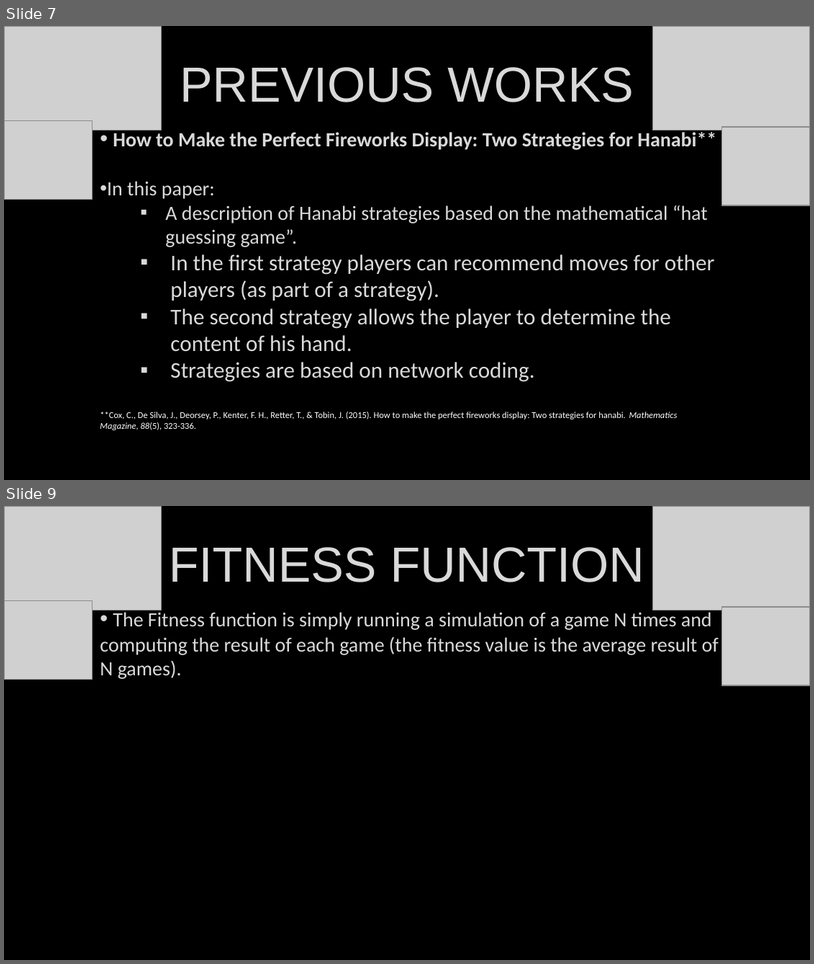
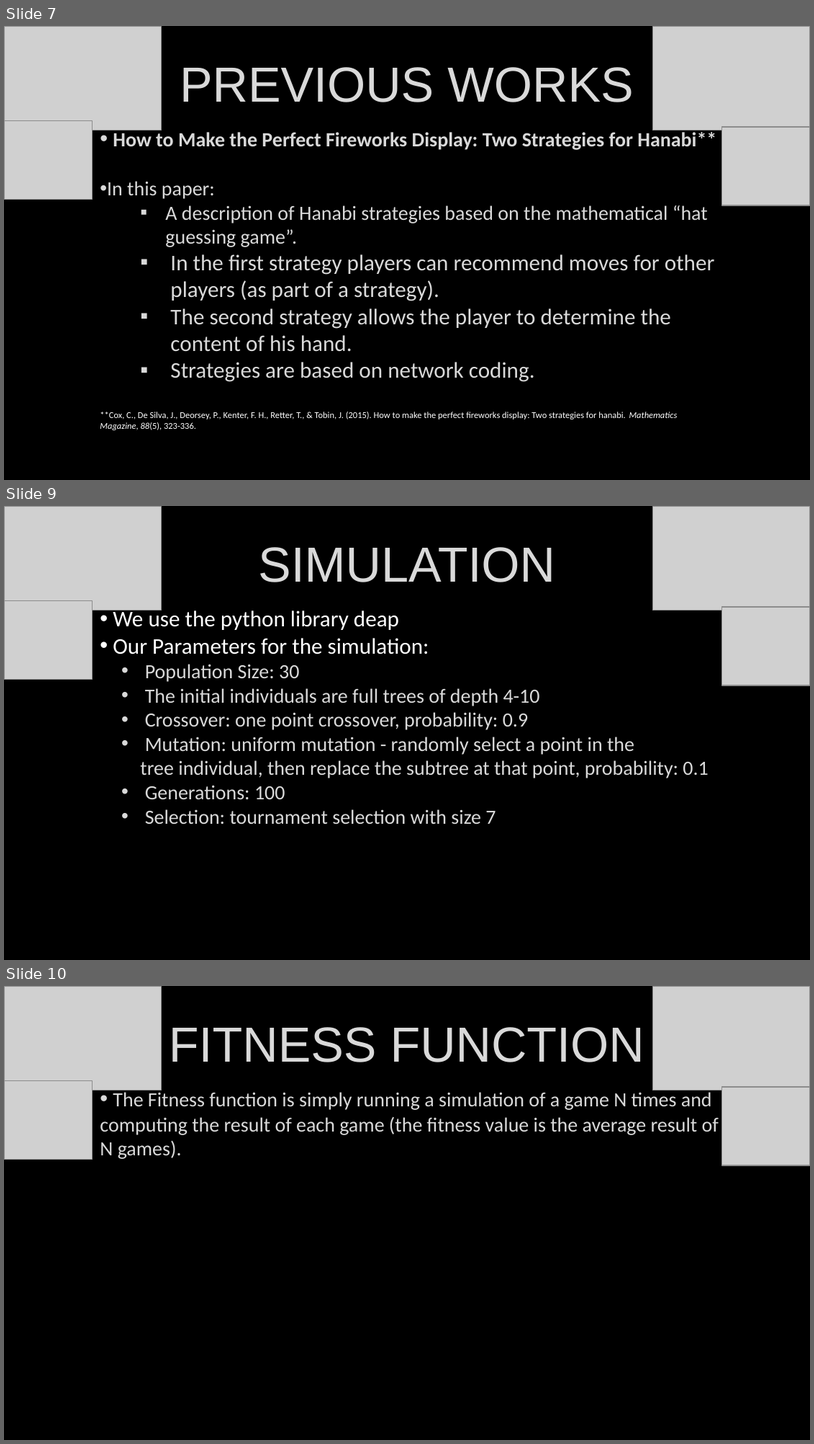
Before and after one commit to Untzi/ec_hanabi, a slide deck: hanabi (1).pptx. Shown one above the other, each under a label of ours: slides 7 and 9 before the commit, slides 7, 9 and 10 after it; the slides between them are not shown. The pictures are 814x964 and 814x1444 pixels, drawn with LibreOffice and Linux fonts; fonts in the diff are those of the drawing; grey boxes stand for pictures. Boxes give left, top, right and bottom in pixels: in the first picture for what was removed or moved away, otherwise in the second. Text is boxed around its words. In the diff, an @@ line names an element or a change of style, - is before the commit and + after.

Commit message:
Add files via upload
update ppt

```diff
--- a/hanabi (1).pptx
+++ b/hanabi (1).pptx
@@ slide 9 added at box(4, 506, 810, 960), background #000000 @@
@@ picture added at box(4, 506, 161, 610) @@
@@ picture added at box(653, 506, 810, 610) @@
@@ title added at box(258, 547, 556, 582), 44 pt, text #D9D9D9 @@
+SIMULATION
@@ picture added at box(4, 600, 92, 679) @@
@@ text added at box(113, 608, 708, 824), 18 pt, text #D9D9D9 @@
+• We use the python library deap
+• Our Parameters for the simulation:
+  • Population Size: 30
+  • The initial individuals are full trees of depth 4-10
+  • Crossover: one point crossover, probability: 0.9
+  • Mutation: uniform mutation - randomly select a point in the tree individual, then replace the subtree at that point, probability: 0.1
+  • Generations: 100
+  • Selection: tournament selection with size 7
@@ picture added at box(723, 607, 810, 685) @@
@@ what was slide 9 is now slide 10 @@
```
Also in this commit, not shown: 1 slide changed.
